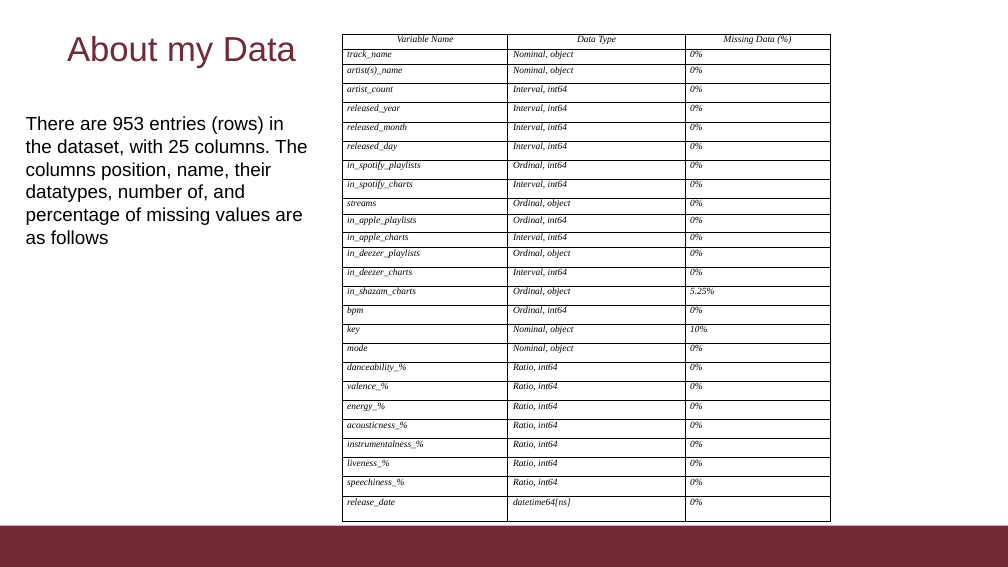
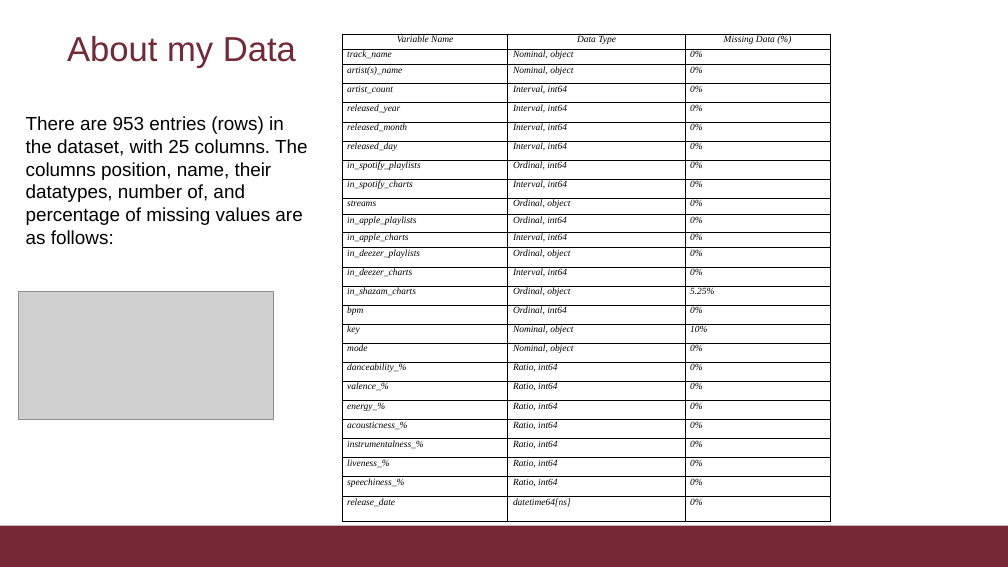
Before and after one commit to ToshiroHJJZ/DS_Final_Project, a slide deck: slide 4 of Spotify Dataset Analisys.pptx (slide 2 before the commit). Drawn at 1008x567 pixels with LibreOffice and Linux fonts; fonts in the diff are those of the drawing; grey boxes stand for pictures; background and template pictures are left out. Boxes give left, top, right and bottom in pixels: in the first picture for what was removed or moved away, otherwise in the second. Text is boxed around its words. In the diff, an @@ line names an element or a change of style, - is before the commit and + after.

```diff
--- a/Spotify Dataset Analisys.pptx
+++ b/Spotify Dataset Analisys.pptx
@@ text at box(26, 116, 308, 245): text changed @@
-There are 953 entries (rows) in the dataset, with 25 columns. The columns position, name, their datatypes, number of, and percentage of missing values are as follows
+There are 953 entries (rows) in the dataset, with 25 columns. The columns position, name, their datatypes, number of, and percentage of missing values are as follows:
@@ picture added at box(18, 292, 274, 420) @@
```
Also in this commit, not shown: 2 other slides changed, 4 slides added.
